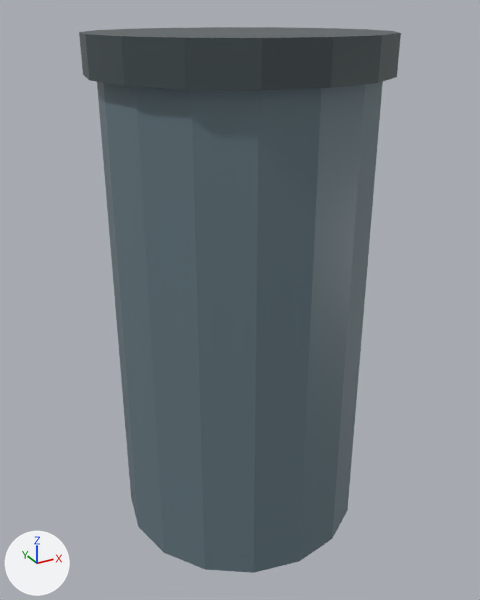
The glTF model assets/stations/platform-kit/bin.glb, before and after one commit.
Camera for both pictures: a 50 mm lens placed at (-1.88, -3.42, 3.22), pointed at (-0.01, -0.01, 1.52). The axes (+X, +Y, +Z) are drawn at lower left. The lights are the same throughout. The first picture is the older version. Objects named as collision shapes, trigger or cutter boxes, shadow casters or lower levels of detail are left out. Where no turn or scale is listed for an object, it has been applied to the vertices. Vertices at exactly the same position are counted once.

Names of what the first picture shows: 'bin_VISUAL'.
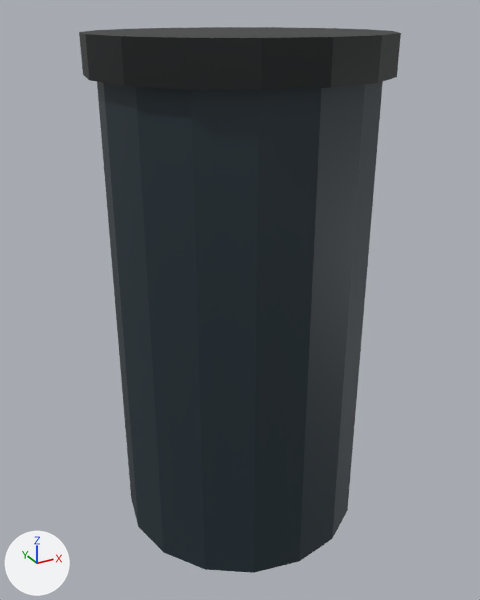
Pixel boxes [x1, y1, x2, y2] of what changed, in the pictures (480 x 600 px):
'bin_VISUAL', surface changed (darker): [79, 27, 401, 573] in both

The edits, one by one:
Picture 'rail_palette' (img_rail_palette) is new.
In material 'painted_steel' (mat_painted_steel), base_color is no longer (0.13, 0.19, 0.22), greyish cyan #657981.
In material 'painted_steel' (mat_painted_steel), roughness goes from 0.4 to 0.5.
In material 'painted_steel' (mat_painted_steel), texture is now set to img_rail_palette.
In material 'dark_detail' (mat_dark_detail), base_color is no longer (0.055, 0.075, 0.08), dark grey #424d50.
In material 'dark_detail' (mat_dark_detail), roughness goes from 0.4 to 0.5.
In material 'dark_detail' (mat_dark_detail), texture is now set to img_rail_palette.
me_cylinder_060 has 64 vertices, 120 faces and spans x -0.86..0.86, y -0.86..0.86, z -1.5..1.61.
me_cylinder_060 is used by ob_bin_visual; location (0.0, 0.0, 1.5).
me_cylinder_060 part 1: texture (UV) coordinates of 120 of 120 faces, centred in x -0.84..0.84, y -0.84..0.84, z -1.5..1.61, changed; they spanned u 0.0..1.0, v 0.01..1.0 and now span u 0.55..0.95, v 0.05..0.45.
